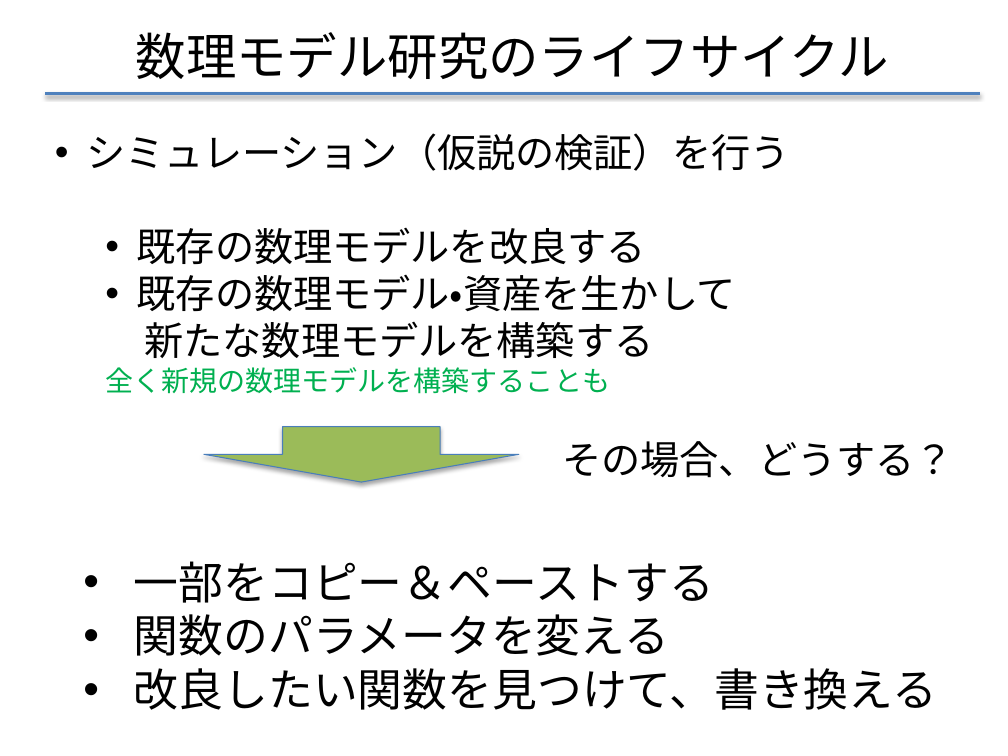
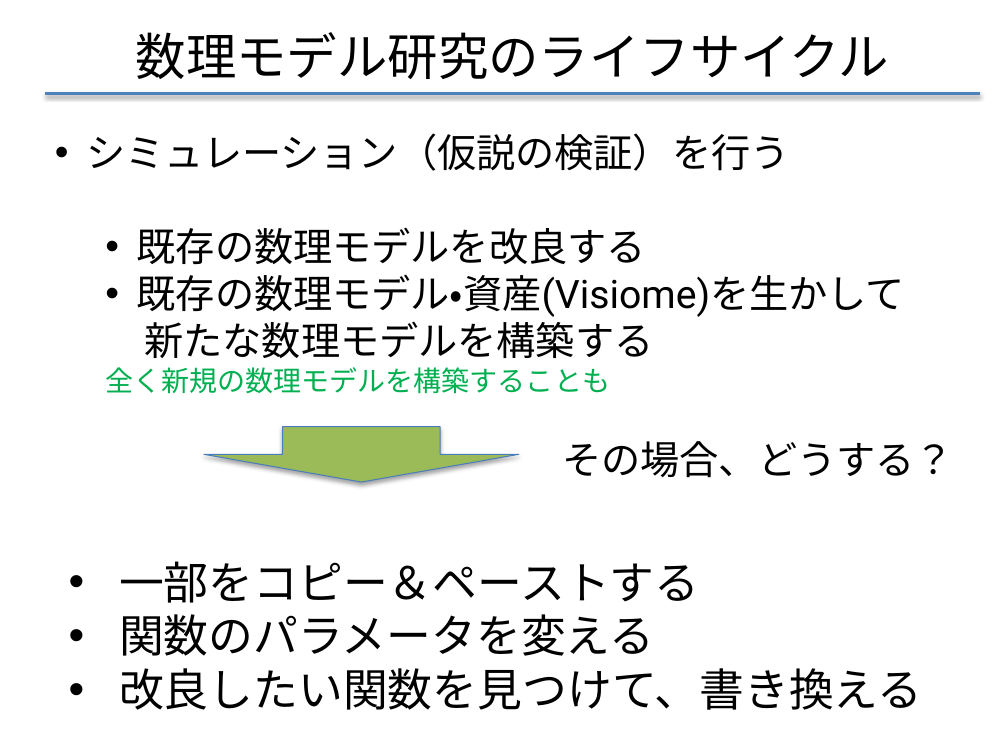
Before and after one commit to f-akazawa/akaz_uecdevelop, a slide deck: slide 5 of doc/中間発表資料.pptx. Drawn at 1008x756 pixels with LibreOffice and Linux fonts; fonts in the diff are those of the drawing. Boxes give left, top, right and bottom in pixels: in the first picture for what was removed or moved away, otherwise in the second. Text is boxed around its words. In the diff, an @@ line names an element or a change of style, - is before the commit and + after.

Commit message:
3回目の練習コメントを反映させた
また不要なスライドは削除した

```diff
--- a/doc/中間発表資料.pptx
+++ b/doc/中間発表資料.pptx
@@ text at [137,274,905,317]: text changed @@
-  • 既存の数理モデル・資産を生かして
+  • 既存の数理モデル・資産(Visiome)を生かして
@@ text "一部をコピー＆ペーストする": place and size @@
-text "一部をコピー＆ペーストする" at [134,561,937,710]
+text "一部をコピー＆ペーストする" at [119,561,922,710]
```
Also in this commit, not shown: 16 other slides changed, 7 slides removed.
